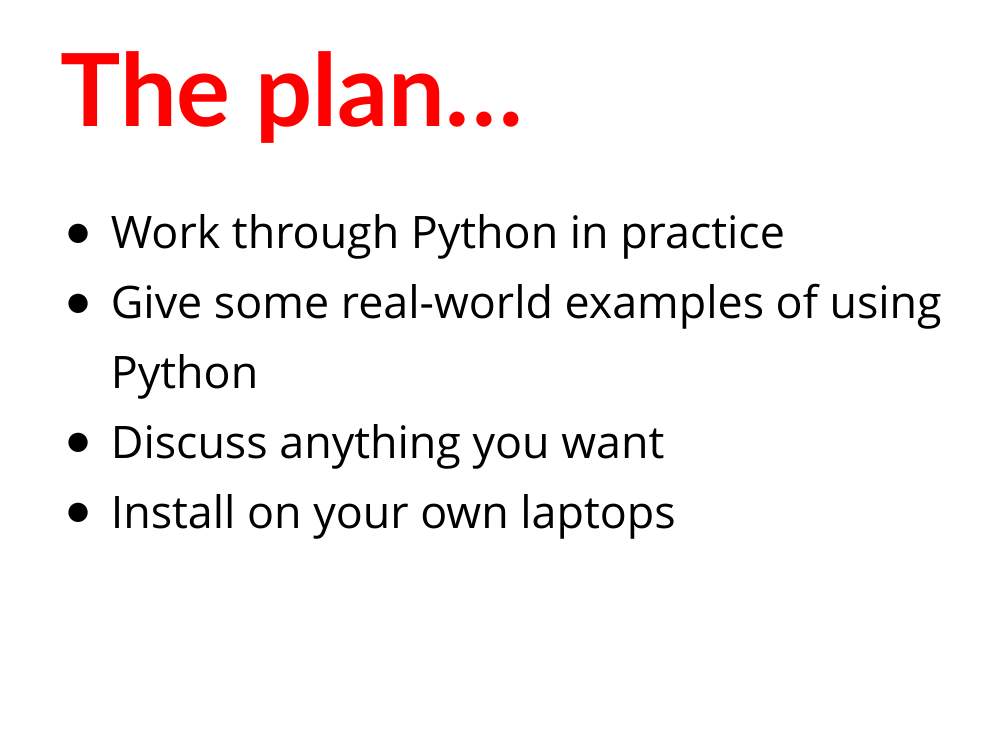
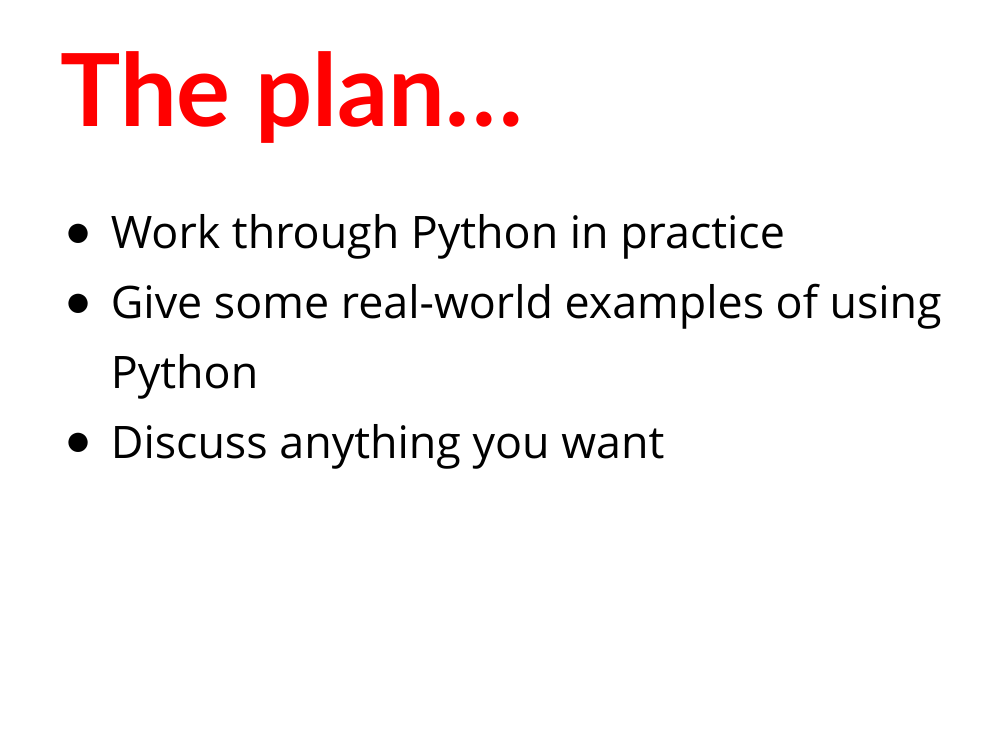
Before and after one commit to humanitiesprogramming/slides, a slide deck: slide 9 of 2019/python/day3-review.pptx. Drawn at 1008x756 pixels with LibreOffice and Linux fonts; fonts in the diff are those of the drawing. Boxes give left, top, right and bottom in pixels: in the first picture for what was removed or moved away, otherwise in the second. Text is boxed around its words. In the diff, an @@ line names an element or a change of style, - is before the commit and + after.

Commit message:
Update review slides

```diff
--- a/2019/python/day3-review.pptx
+++ b/2019/python/day3-review.pptx
@@ text at <box>111,494,675,539</box>: paragraph removed @@
-● Install on your own laptops
```
